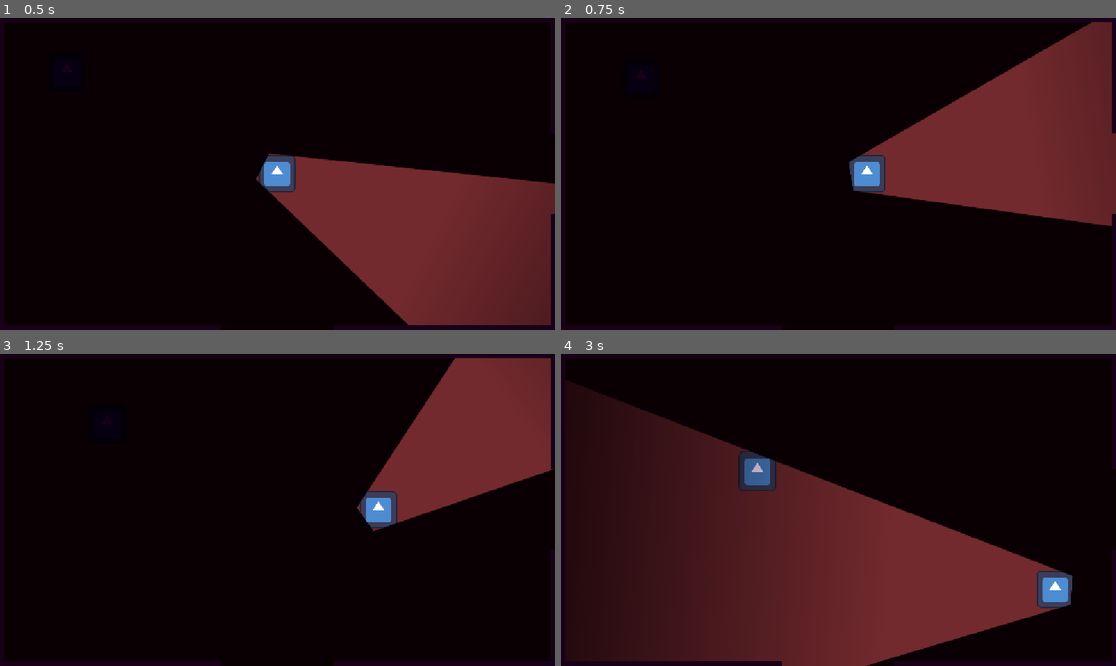
Above: before the commit, frames 1-4 (two rows, left to right).
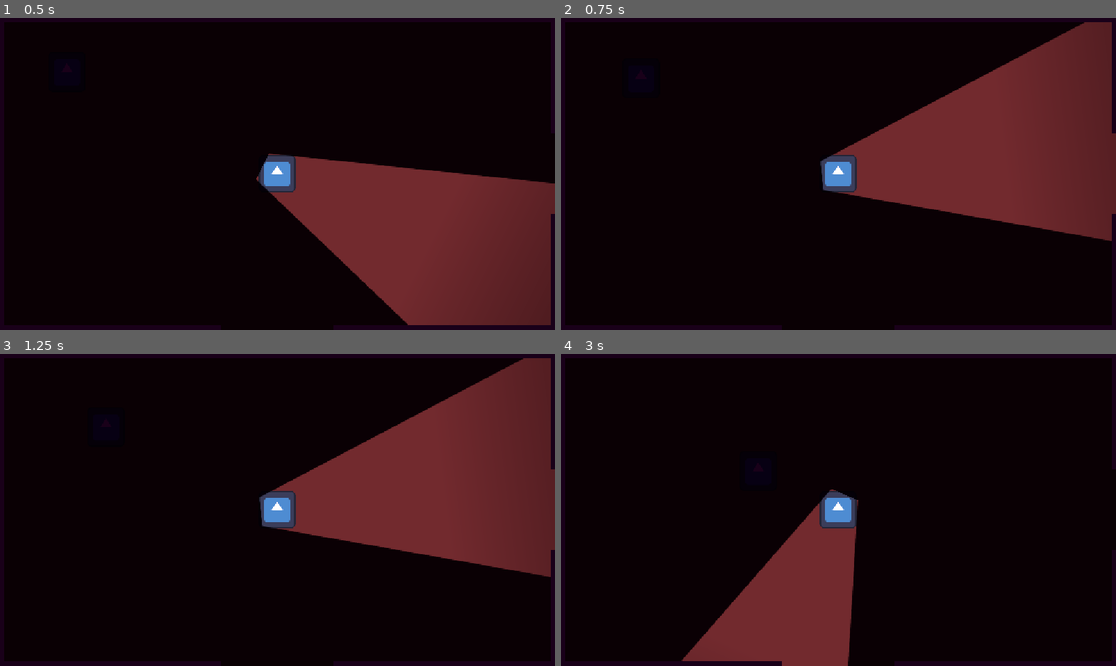
Above: after the commit, the same moments.

Repository: noelle-byte/invasion-game
Game: Godot game, scene res://scenes/house.tscn
Two runs of this game, one before a commit and one after it. Both use one fixed random seed, a clock stepped at 60 frames per second and the inputs below. The engine's default icon, where the game draws it, is replaced by a stand-in: a white triangle on a blue panel in a dark square.
Inputs (mouse positions are in pixels of both pictures, inside the frame that each line leads up to):
- Up to frame 1 (0.5 s): no input
- Up to frame 2 (0.75 s): tap Enter at 0.5 s; move the mouse to (960, 158) at 0.52 s; hold Right (ui_right) from 0.53 s (still down)
- Up to frame 3 (1.25 s): keep holding Right (ui_right)
- Up to frame 4 (3 s): move the mouse to (727, 525) at 1.27 s; release Right (ui_right) at 1.28 s; hold Down (ui_down) 1.28-2.03 s; move the mouse to (894, 441) at 2.02 s; hold Right (ui_right) 2.03-2.78 s; move the mouse to (810, 572) at 2.77 s; hold Up (ui_up) from 2.78 s (still down)

Frame 1 is identical in both runs. In frame 2, 4.2% of the frame differs, in the area x 46-100%, y 1-72%; in frame 3, 13%; in frame 4, 45%, in the area x 0-93%, y 10-100%.
Error after the commit: Parse Error: Unexpected identifier "z" in class body. (res://scripts/player.gd:9)

Commit message:
hi lol - william

Diff:
--- a/scripts/player.gd
+++ b/scripts/player.gd
@@ -6,7 +6,7 @@
 # Allows other systems to disable player movement when needed
 var can_move := true
 var is_dead := false
-
+z
 func die() -> void:
 	print("ive been got")
 	if is_dead:
--- /dev/null
+++ b/scripts/william.gd
@@ -0,0 +1,11 @@
+extends Node
+
+
+# Called when the node enters the scene tree for the first time.
+func _ready() -> void:
+	pass # Replace with function body.
+
+
+# Called every frame. 'delta' is the elapsed time since the previous frame.
+func _process(delta: float) -> void:
+	pass
Not shown, added: scripts/william.gd.uid
